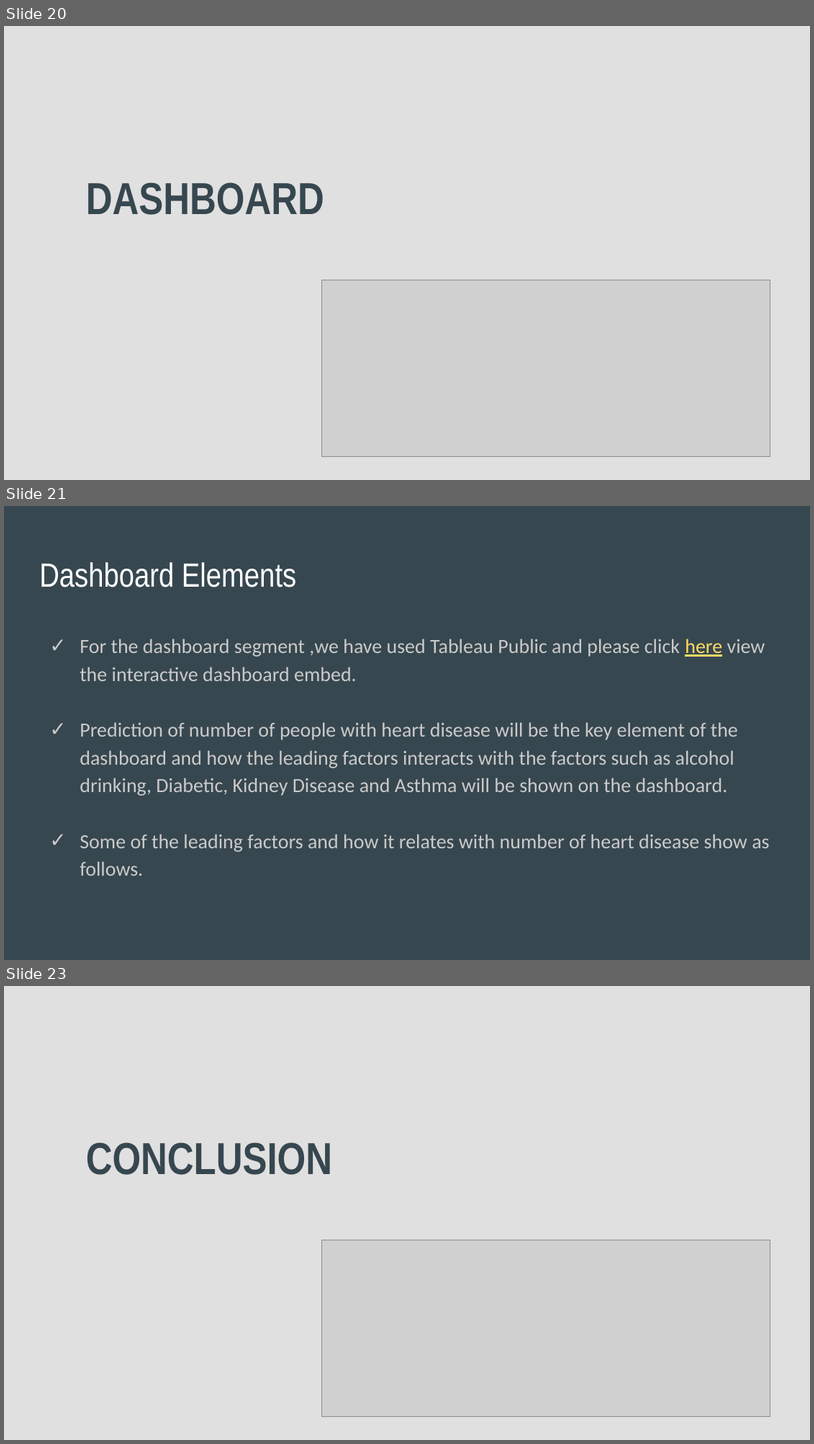
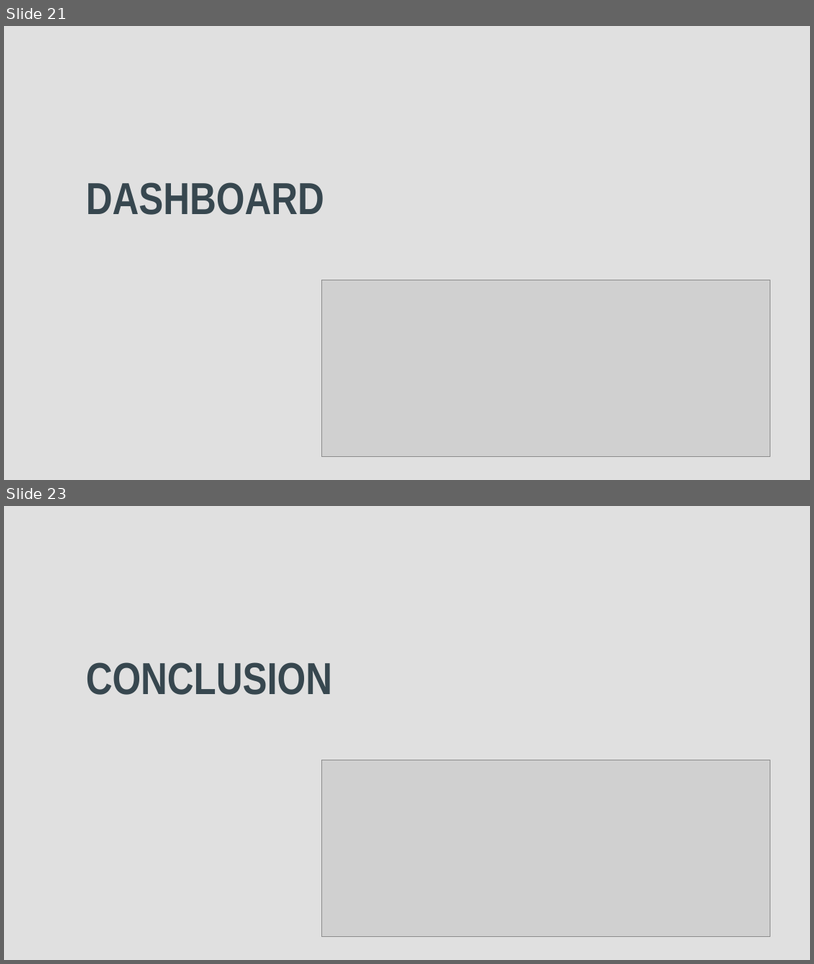
Before and after one commit to apombo90/Predicting_Heart_Disease, a slide deck: Final Project - Group 7.pptx. Shown one above the other, each under a label of ours: slides 20, 21 and 23 before the commit, slides 21 and 23 after it; the slides between them are not shown. The pictures are 814x1444 and 814x964 pixels, drawn with LibreOffice and Linux fonts; fonts in the diff are those of the drawing; grey boxes stand for pictures. Boxes give left, top, right and bottom in pixels: in the first picture for what was removed or moved away, otherwise in the second. Text is boxed around its words. In the diff, an @@ line names an element or a change of style, - is before the commit and + after.

```diff
--- a/Final Project - Group 7.pptx
+++ b/Final Project - Group 7.pptx
@@ slide 21 removed at box(4, 506, 810, 960), background #37474F @@
@@ title removed at box(39, 562, 296, 587) @@
-Dashboard Elements
@@ text removed at box(80, 638, 769, 875) @@
-✓ For the dashboard segment ,we have used Tableau Public and please click here view the interactive dashboard embed.
-✓ Prediction of number of people with heart disease will be the key element of the dashboard and how the leading factors interacts with the factors such as alcohol drinking, Diabetic, Kidney Disease and Asthma will be shown on the dashboard.
-✓ Some of the leading factors and how it relates with number of heart disease show as follows.
@@ what was slide 20 is now slide 21 @@
```
Also in this commit, not shown: 11 slides changed, 3 slides added, 2 other slides removed, 1 other file.
